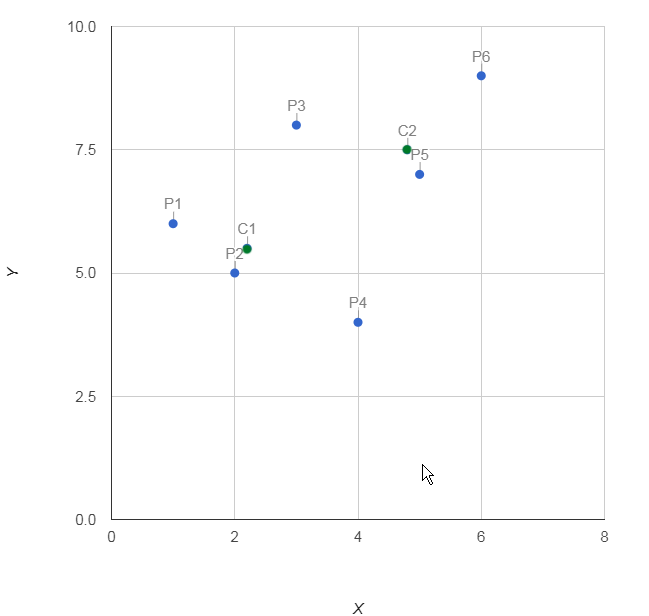
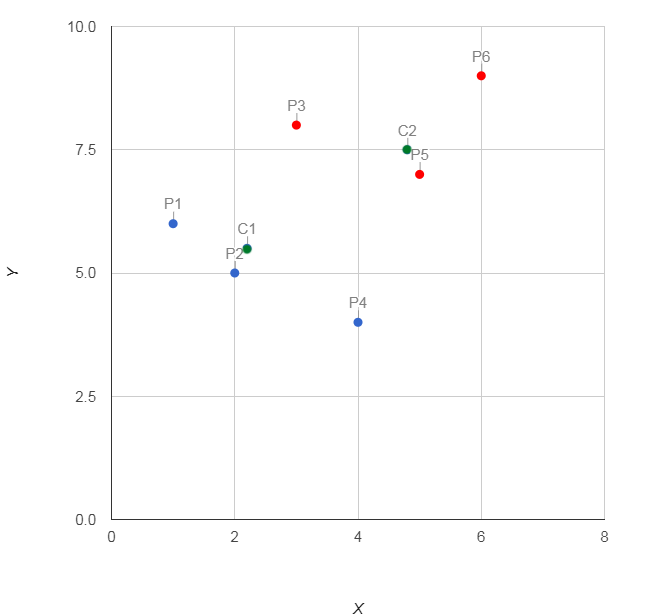
Layered file, before and after one edit (649×616). Changes by layer:
painted on "Centroid3" over [left=291, top=71, right=486, bottom=485]
painted on "Blue copy" over [left=291, top=120, right=301, bottom=130]
